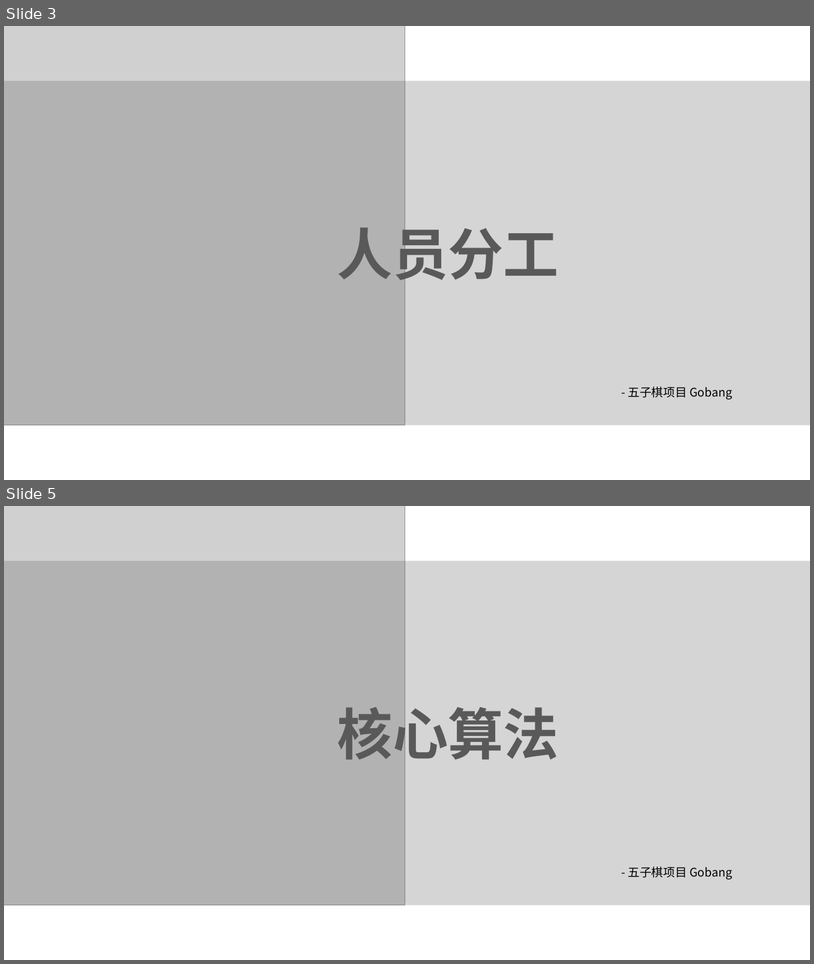
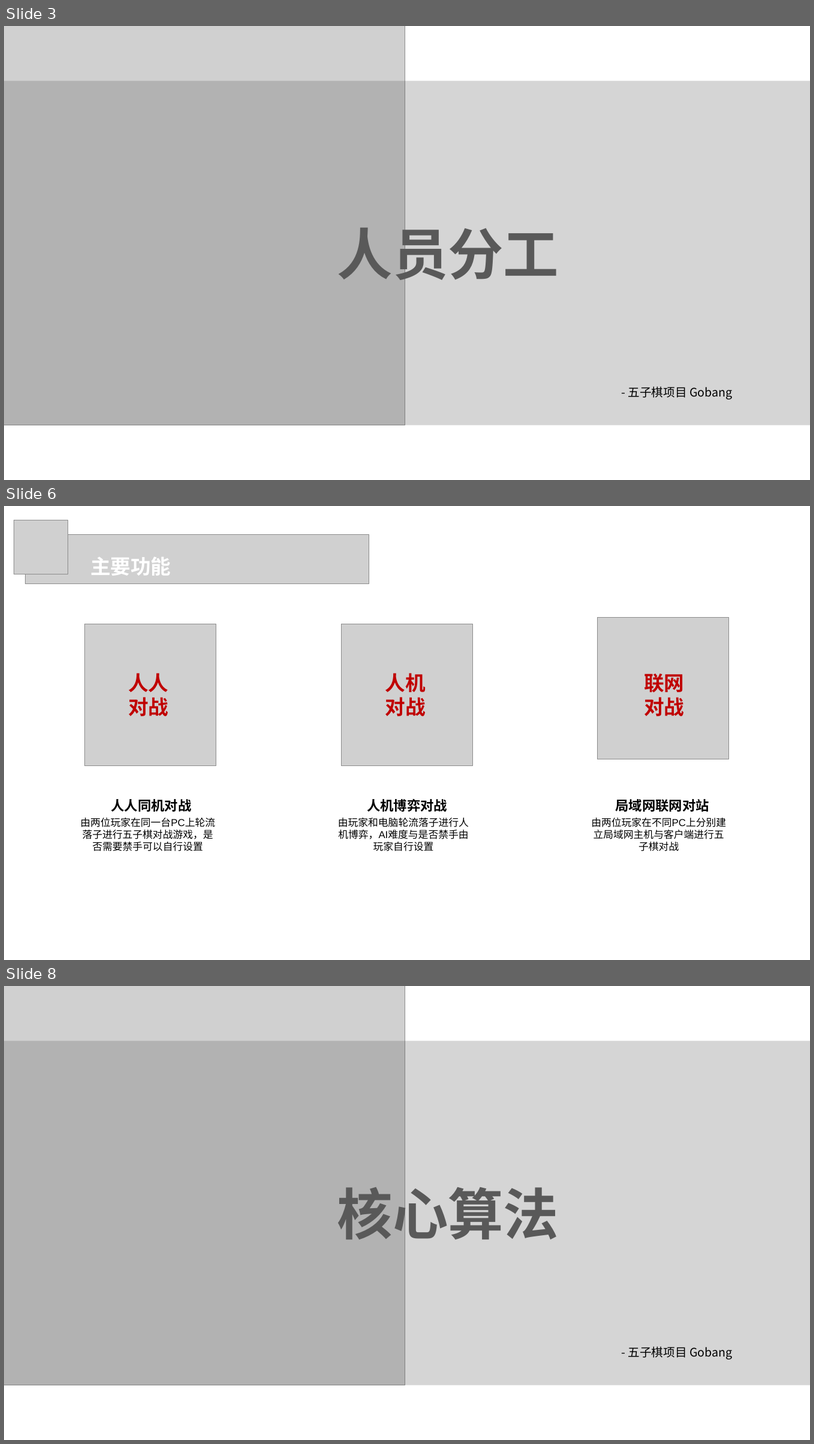
Before and after one commit to IPCHIFUNG/Gobang, a slide deck: doc/五子棋项目演示PPT.pptx. Shown one above the other, each under a label of ours: slides 3 and 5 before the commit, slides 3, 6 and 8 after it; the slides between them are not shown. The pictures are 814x964 and 814x1444 pixels, drawn with LibreOffice and Linux fonts; fonts in the diff are those of the drawing; grey boxes stand for pictures. Boxes give left, top, right and bottom in pixels: in the first picture for what was removed or moved away, otherwise in the second. Text is boxed around its words. In the diff, an @@ line names an element or a change of style, - is before the commit and + after.

Commit message:
功能概述

```diff
--- a/doc/五子棋项目演示PPT.pptx
+++ b/doc/五子棋项目演示PPT.pptx
@@ slide 6 added at [4,506,810,960], background #FFFFFF @@
@@ picture added at [14,520,68,574] @@
@@ picture added at [25,534,369,584] @@
@@ text added at [90,557,171,576], 24 pt, text #FFFFFF, bold @@
+主要功能
@@ picture added at [85,624,216,765] @@
@@ picture added at [342,624,473,765] @@
@@ picture added at [598,617,729,759] @@
@@ text added at [128,673,168,716], 24 pt, text #C00000, bold @@
+人人
+对战
@@ text added at [386,673,426,716], 24 pt, text #C00000, bold @@
+人机
+对战
@@ text added at [644,673,684,716], 24 pt, text #C00000, bold @@
+联网
+对战
@@ text added at [111,799,192,811], 16 pt, text #000000, bold @@
+人人同机对战
@@ text added at [367,798,447,811], 16 pt, text #000000, bold @@
+人机博弈对战
@@ text added at [616,799,710,811], 16 pt, text #000000, bold @@
+局域网联网对站
@@ text added at [80,817,215,851], 12 pt, text #000000 @@
+由两位玩家在同一台PC上轮流落子进行五子棋对战游戏，是否需要禁手可以自行设置
@@ text added at [338,817,469,839], 12 pt, text #000000 @@
+由玩家和电脑轮流落子进行人机博弈，AI难度与是否禁手由玩家自行设置
@@ text added at [591,817,726,827], 12 pt, text #000000 @@
+由两位玩家在不同PC上分别建立局域网主机与客户端进行五子棋对战
@@ what was slide 5 is now slide 8 @@
```
Also in this commit, not shown: 1 slide changed, 2 other slides added, 1 other file.
